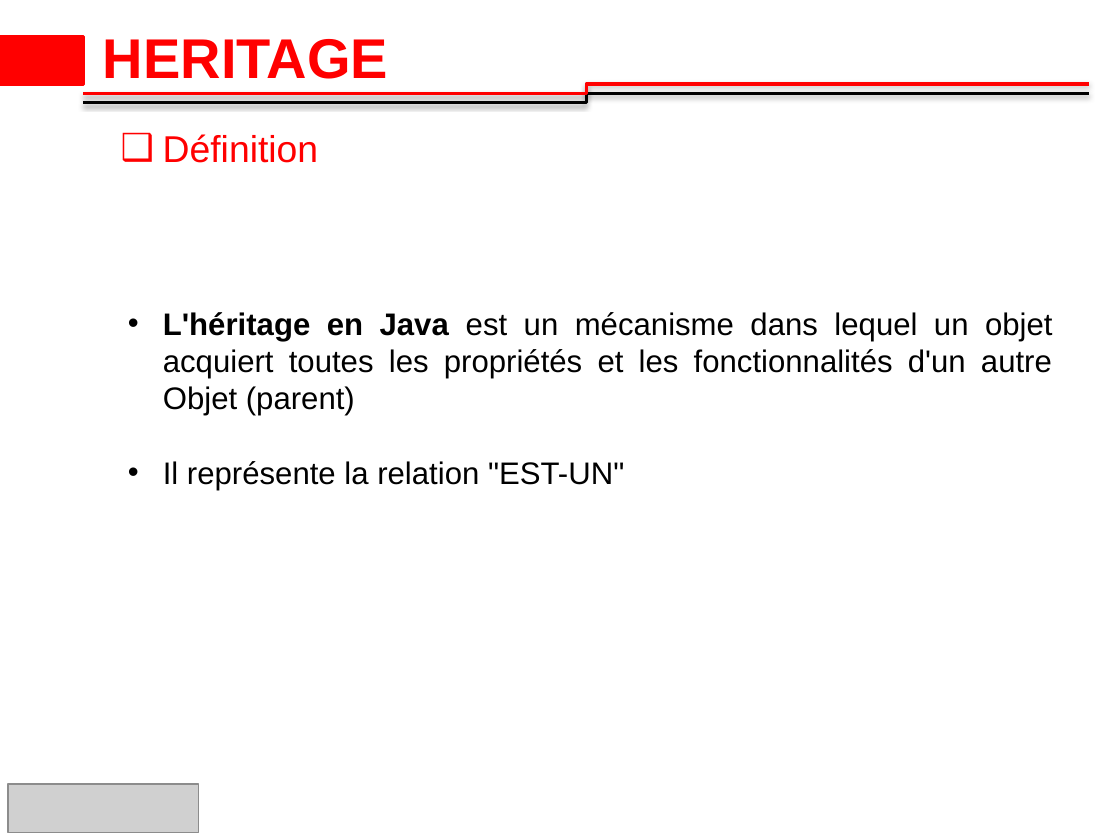
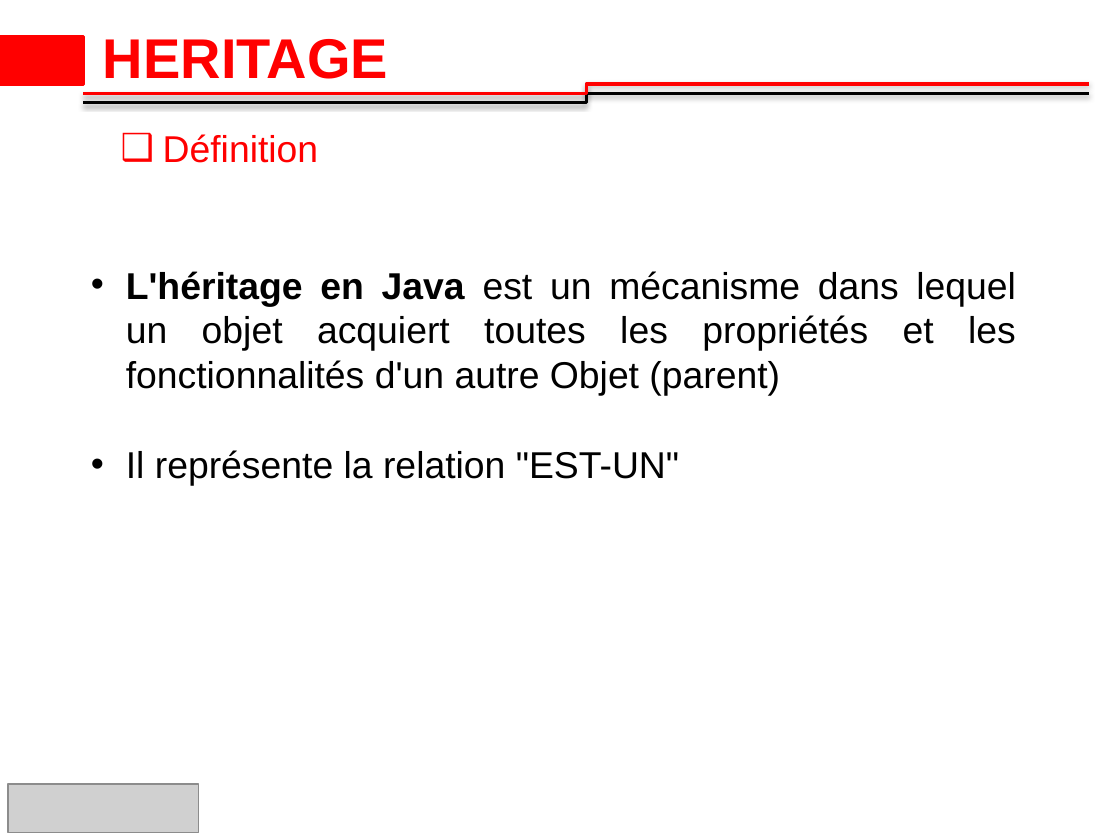
Before and after one commit to 2losky/Poo_Java, a slide deck: slide 20 of java-oop latest.pptx (slide 16 before the commit). Drawn at 1120x840 pixels with LibreOffice and Linux fonts; fonts in the diff are those of the drawing; grey boxes stand for pictures; background and template pictures are left out. Boxes give left, top, right and bottom in pixels: in the first picture for what was removed or moved away, otherwise in the second. Text is boxed around its words. In the diff, an @@ line names an element or a change of style, - is before the commit and + after.

```diff
--- a/java-oop latest.pptx
+++ b/java-oop latest.pptx
@@ text "L'héritage en Java est un ...": place and size @@
-text "L'héritage en Java est un ..." at [163, 312, 1052, 490]
+text "L'héritage en Java est un ..." at [126, 271, 1016, 485]
@@ text "L'héritage en Java est un ..." at [126, 271, 1016, 485]: size 20 to 24 pt @@
```
Also in this commit, not shown: 2 other slides changed, 8 slides added, 4 slides removed.
